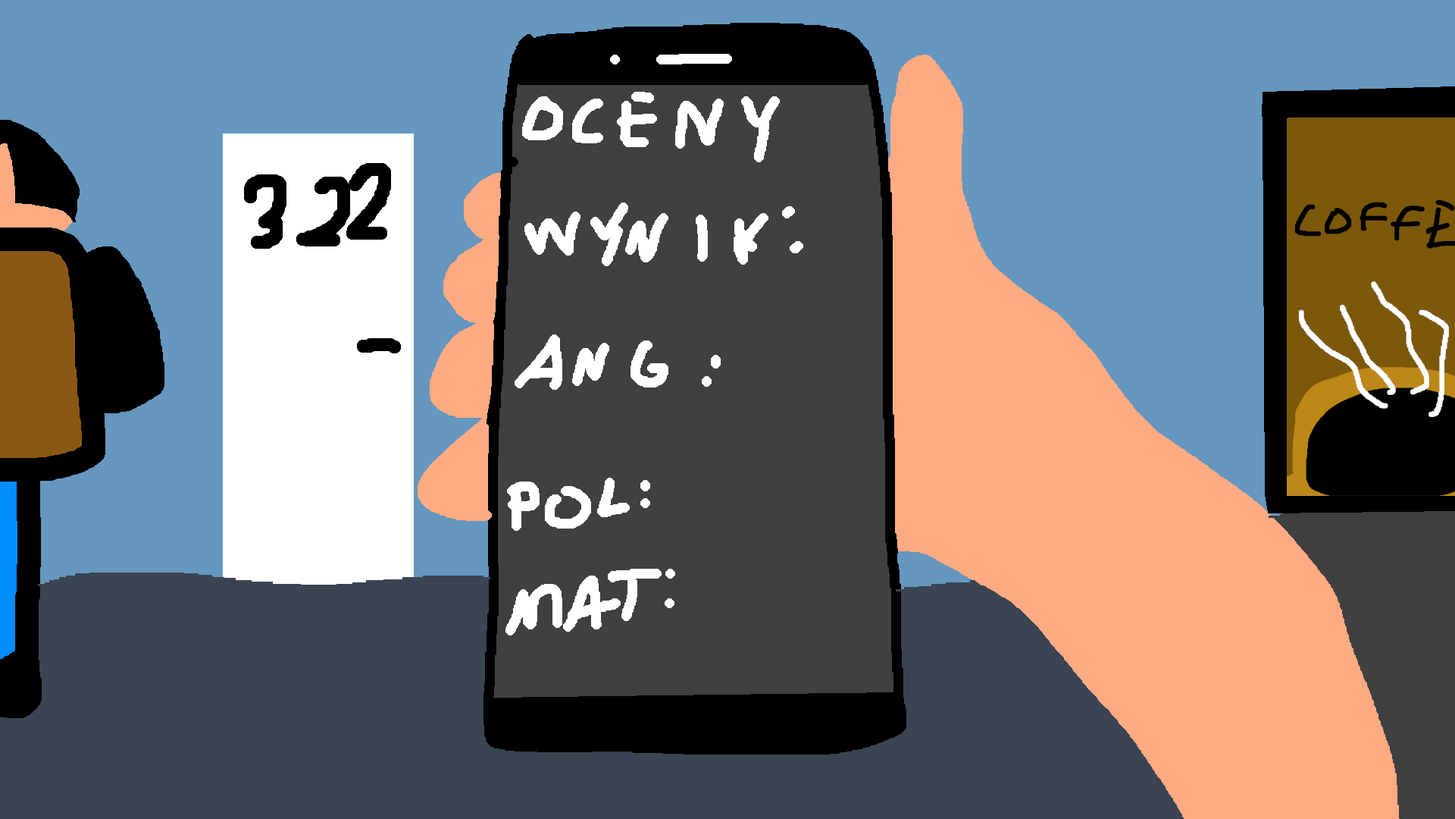
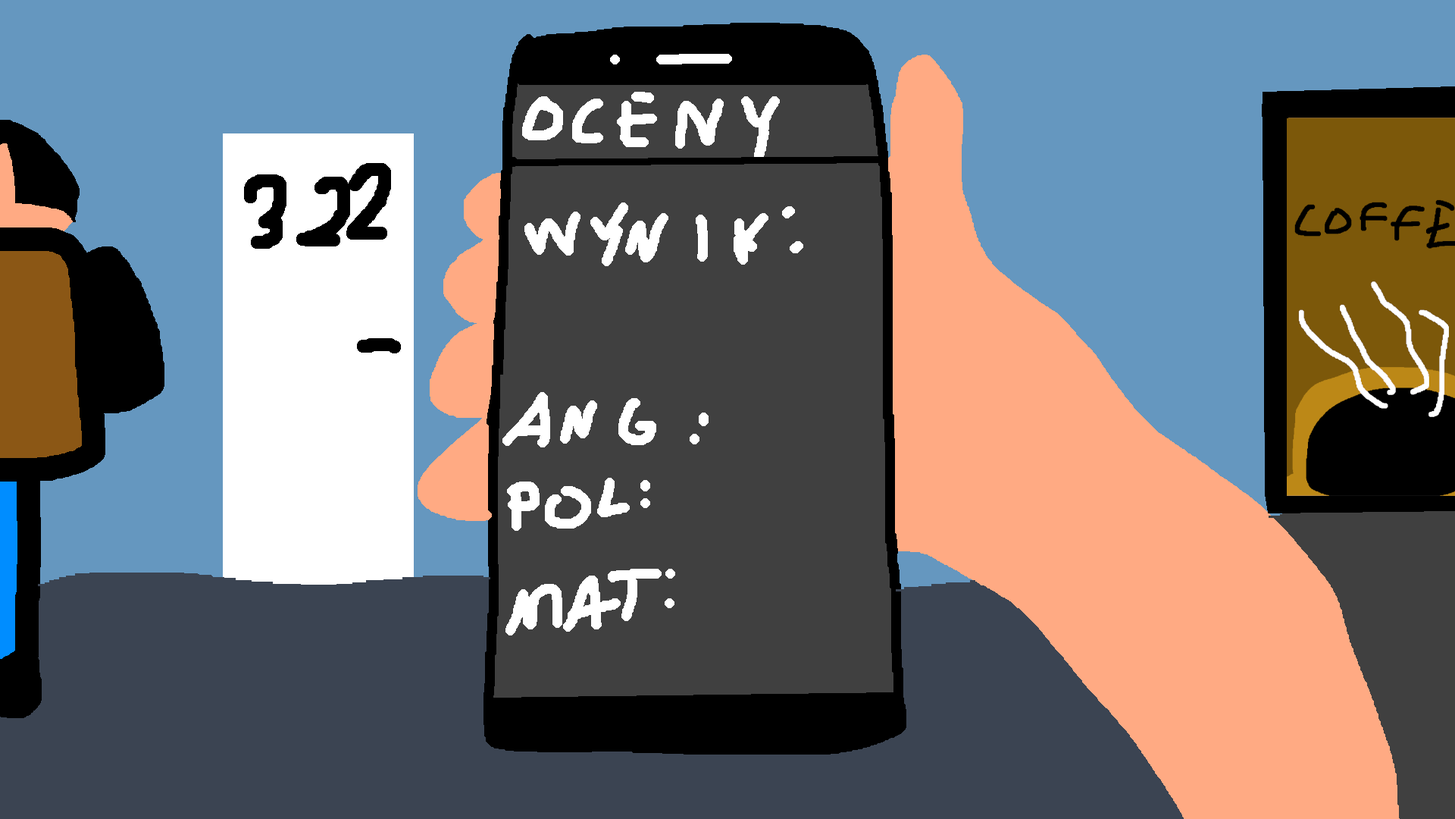
Layered file, before and after one edit (1455x819). Changes by layer:
painted on "Tło" over (500, 156, 879, 448)
